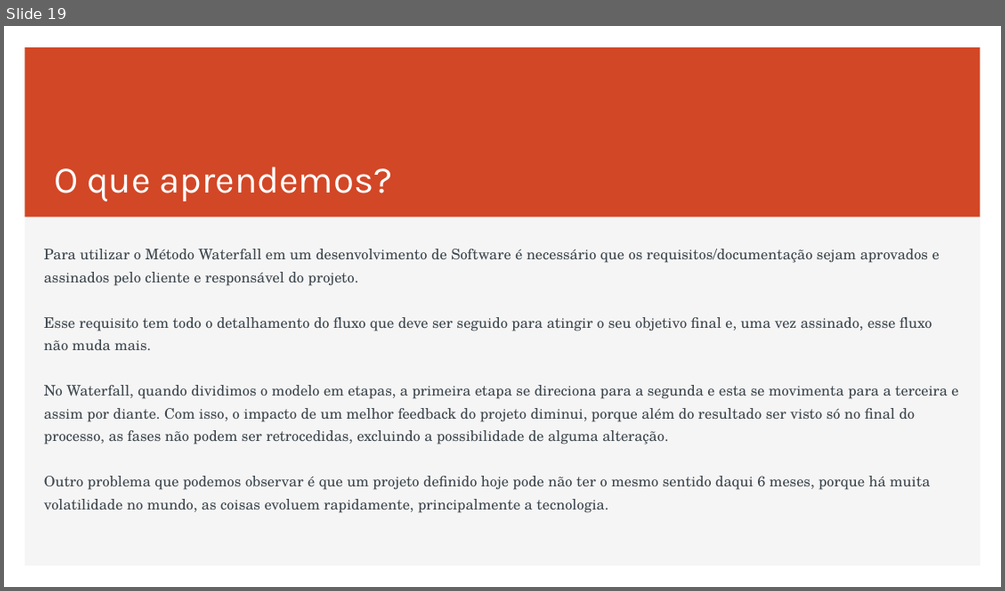
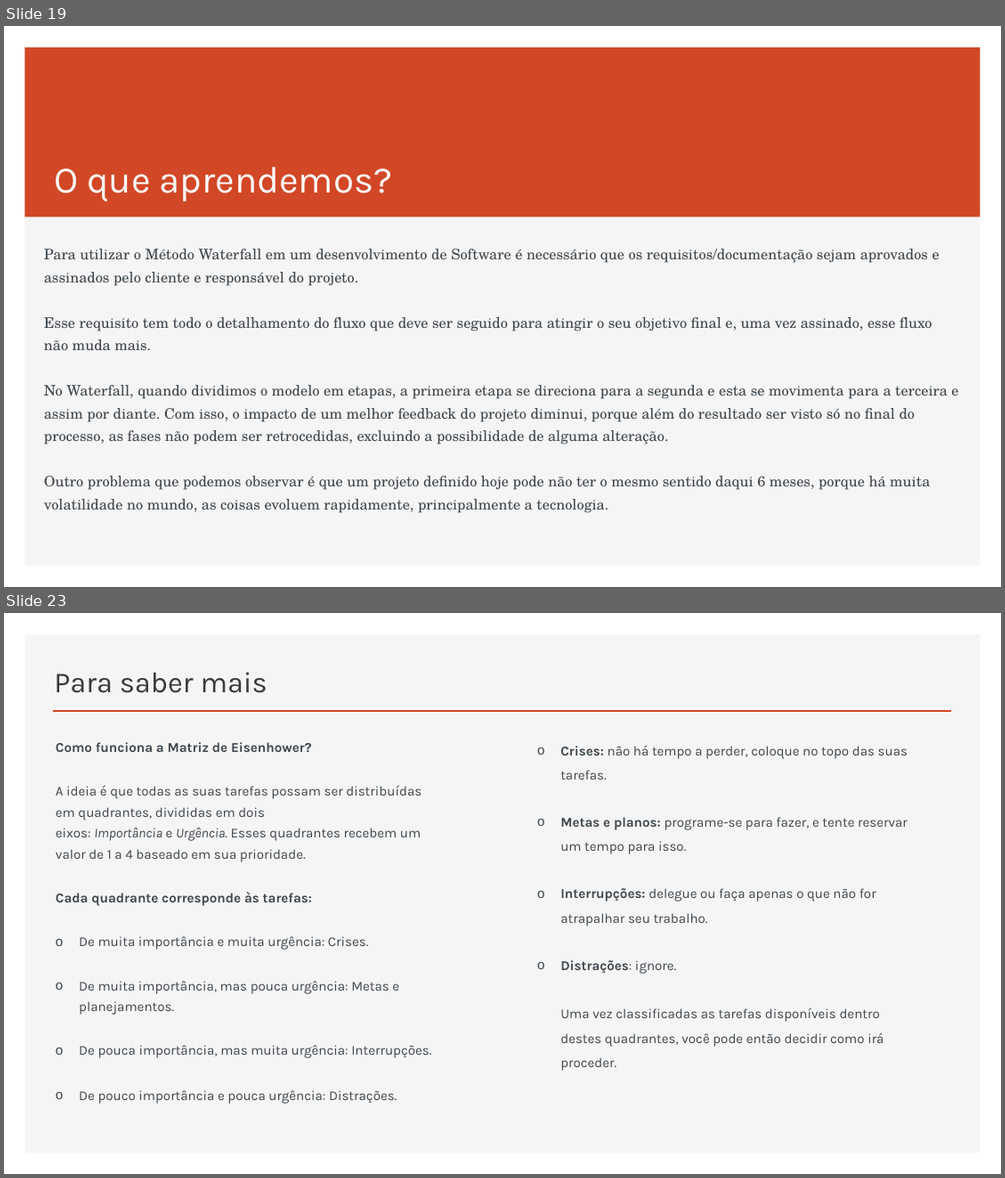
Before and after one commit to RaizaCirne/app-flex, a slide deck: Trilhas/[Business Agility T5 - ONE]/01..Agilidade-promovendo_a_transformacao_agil.pptx. Shown one above the other, each under a label of ours: slide 19 before the commit, slides 19 and 23 after it; the slides between them are not shown. The pictures are 1005x591 and 1005x1178 pixels, drawn with LibreOffice and Linux fonts; fonts in the diff are those of the drawing. Boxes give left, top, right and bottom in pixels: in the first picture for what was removed or moved away, otherwise in the second. Text is boxed around its words. In the diff, an @@ line names an element or a change of style, - is before the commit and + after.

```diff
--- a/Trilhas/[Business Agility T5 - ONE]/01..Agilidade-promovendo_a_transformacao_agil.pptx
+++ b/Trilhas/[Business Agility T5 - ONE]/01..Agilidade-promovendo_a_transformacao_agil.pptx
@@ slide 23 added at [4,613,1001,1174], background #FFFFFF; not listed: 1 template element that a slide beside it also shows @@
@@ title added at [54,672,267,693], 28 pt, text #3B3838 @@
+Para saber mais
@@ line added from (53, 711) to (952, 711), #D24726 2 pt @@
@@ text added at [56,742,431,1103], 12.9 pt, text #3D464D @@
+Como funciona a Matriz de Eisenhower?
+A ideia é que todas as suas tarefas possam ser distribuídas em quadrantes, divididas em dois eixos: Importância e Urgência. Esses quadrantes recebem um valor de 1 a 4 baseado em sua prioridade.
+Cada quadrante corresponde às tarefas:
+o De muita importância e muita urgência: Crises.
+o De muita importância, mas pouca urgência: Metas e planejamentos.
+o De pouca importância, mas muita urgência: Interrupções.
+o De pouco importância e pouca urgência: Distrações.
@@ text added at [560,770,907,1070], 13 pt, text #3D464D @@
+o Crises: não há tempo a perder, coloque no topo das suas tarefas.
+o Metas e planos: programe-se para fazer, e tente reservar um tempo para isso.
+o Interrupções: delegue ou faça apenas o que não for atrapalhar seu trabalho.
+o Distrações: ignore.
+  Uma vez classificadas as tarefas disponíveis dentro destes quadrantes, você pode então decidir como irá proceder.
```
Also in this commit, not shown: 29 other slides added.
